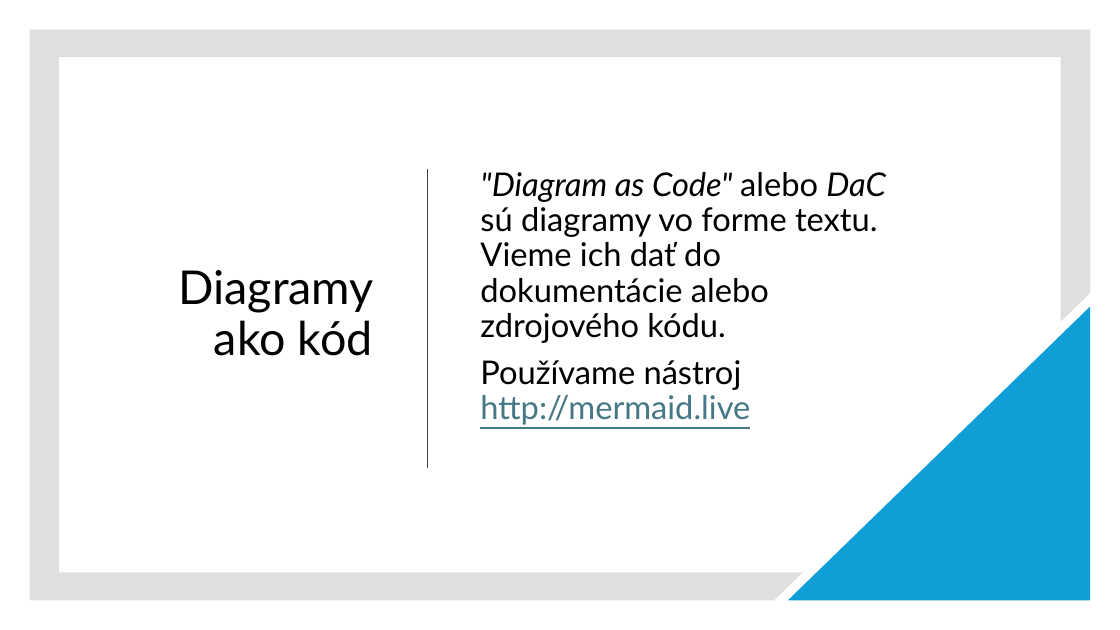
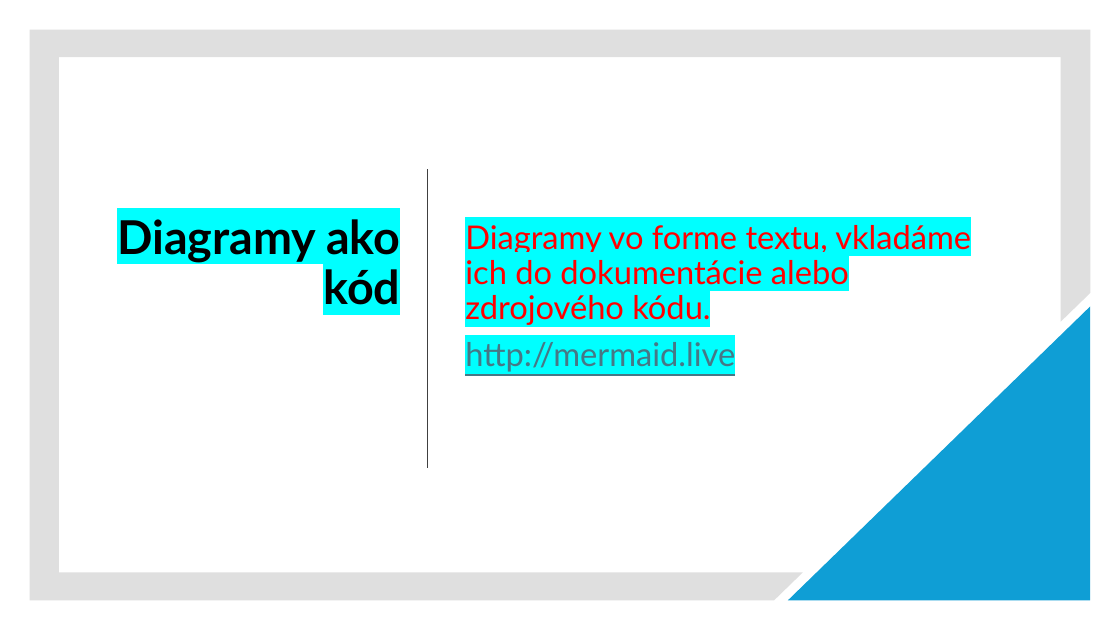
Before and after one commit to wagjo/oop, a slide deck: slide 10 of prezentacie/c01w.pptx (slide 8 before the commit). Drawn at 1120x630 pixels with LibreOffice and Linux fonts; fonts in the diff are those of the drawing. Boxes give left, top, right and bottom in pixels: in the first picture for what was removed or moved away, otherwise in the second. Text is boxed around its words. In the diff, an @@ line names an element or a change of style, - is before the commit and + after.

```diff
--- a/prezentacie/c01w.pptx
+++ b/prezentacie/c01w.pptx
@@ title "Diagramy ako kód": place and size @@
-title "Diagramy ako kód" at [179,270,374,356]
+title "Diagramy ako kód" at [117,219,400,305]
@@ title "Diagramy ako kód" at [117,219,400,305]: highlight none to #00FFFF, bold on @@
@@ text at [465,225,971,372]: text changed; text colour #000000 to #FF0000 @@
-"Diagram as Code" alebo DaC sú diagramy vo forme textu. Vieme ich dať do dokumentácie alebo zdrojového kódu.
-Používame nástroj http://mermaid.live
+Diagramy vo forme textu, vkladáme ich do dokumentácie alebo zdrojového kódu.
+http://mermaid.live
```
Also in this commit, not shown: 6 other slides changed, 1 slide added, 1 other file.
